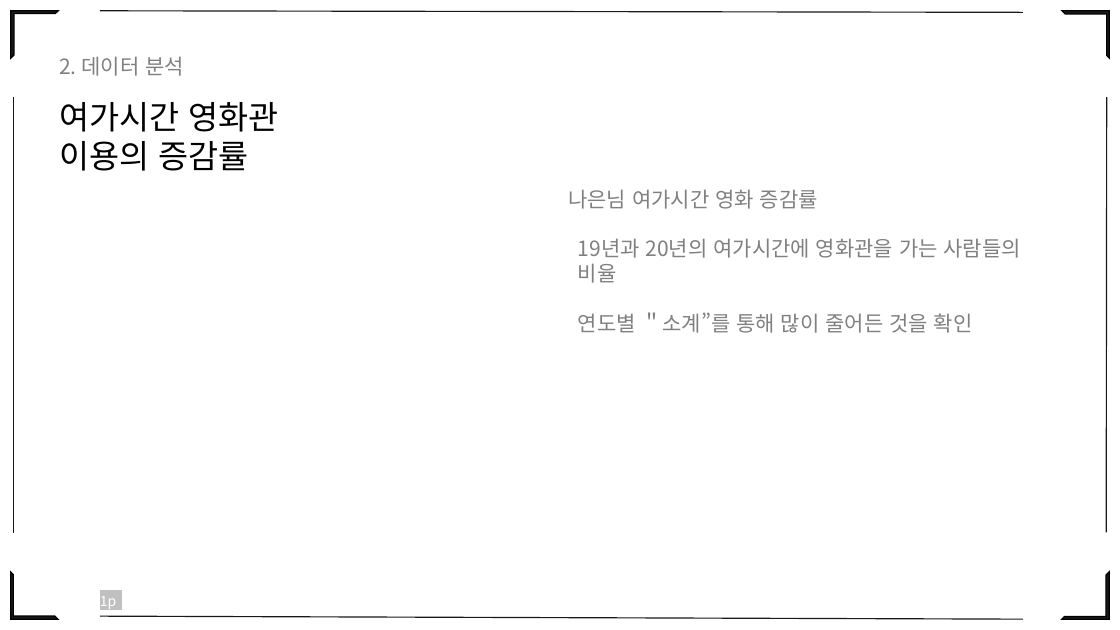
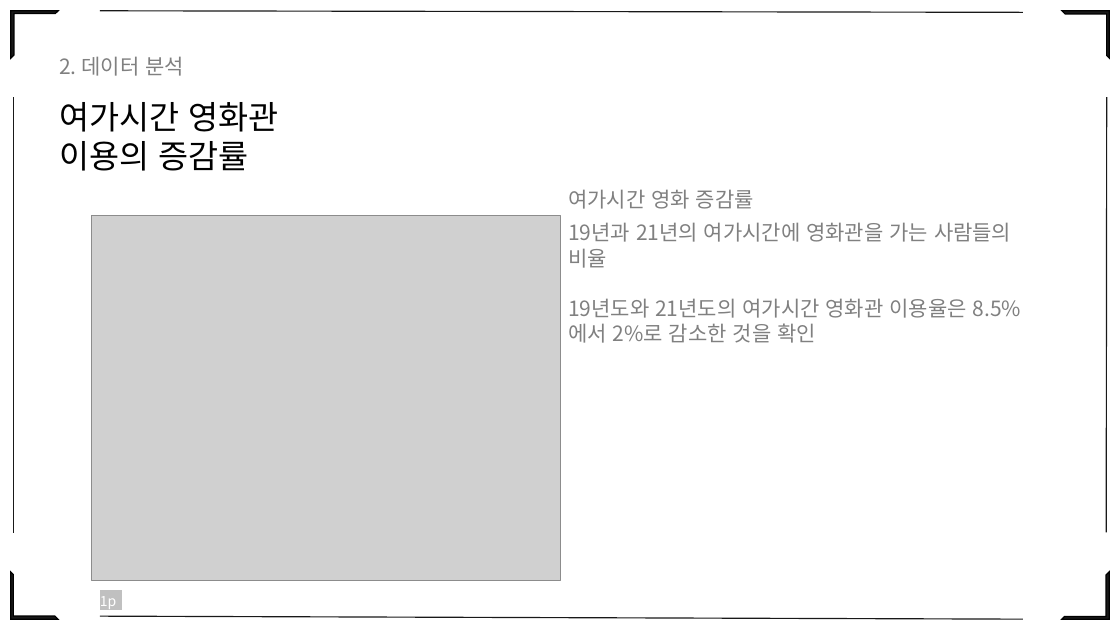
Before and after one commit to eesomin/midproject, a slide deck: slide 9 of jdh1/PPT_0_TEAM2.pptx (slide 8 before the commit). Drawn at 1120x630 pixels with LibreOffice and Linux fonts; fonts in the diff are those of the drawing; grey boxes stand for pictures. Boxes give left, top, right and bottom in pixels: in the first picture for what was removed or moved away, otherwise in the second. Text is boxed around its words. In the diff, an @@ line names an element or a change of style, - is before the commit and + after.

```diff
--- a/jdh1/PPT_0_TEAM2.pptx
+++ b/jdh1/PPT_0_TEAM2.pptx
@@ text at box(568, 189, 754, 209): text changed @@
-나은님 여가시간 영화 증감률
+여가시간 영화 증감률
@@ picture added at box(92, 216, 560, 581) @@
@@ text at box(568, 222, 1021, 343): text changed @@
-19년과 20년의 여가시간에 영화관을 가는 사람들의 비율
-연도별 ＂소계”를 통해 많이 줄어든 것을 확인
+19년과 21년의 여가시간에 영화관을 가는 사람들의 비율
+19년도와 21년도의 여가시간 영화관 이용율은 8.5%에서 2%로 감소한 것을 확인
```
Also in this commit, not shown: 25 other slides changed, 7 slides added, 1 slide removed, 4 other files.
